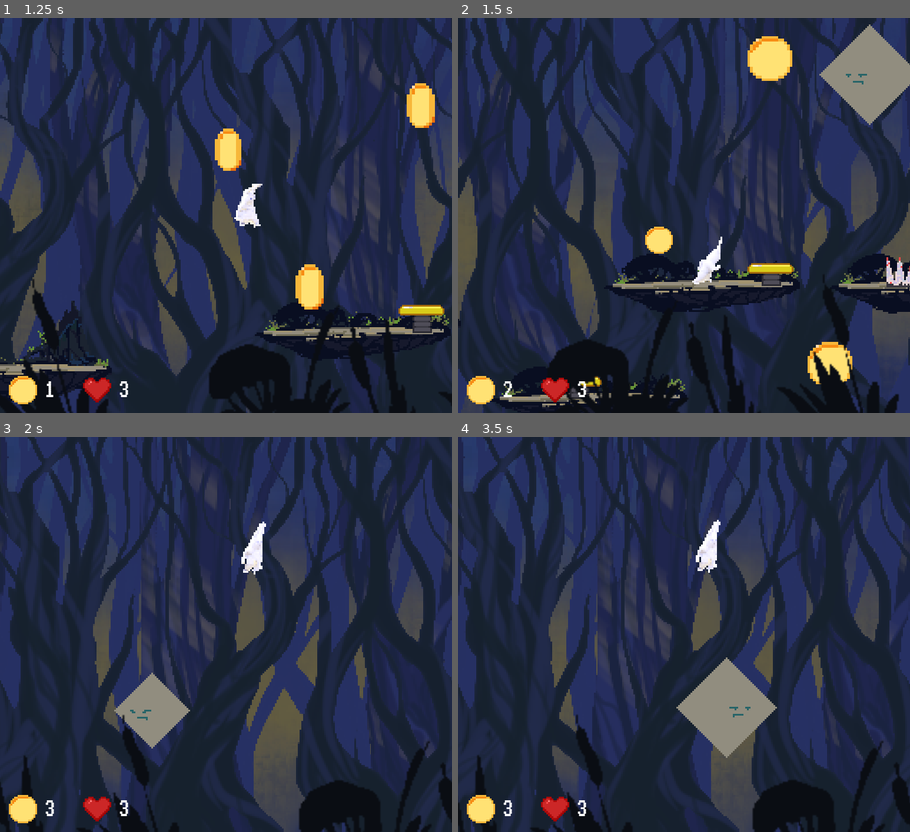
Above: before the commit, frames 1-4 (two rows, left to right).
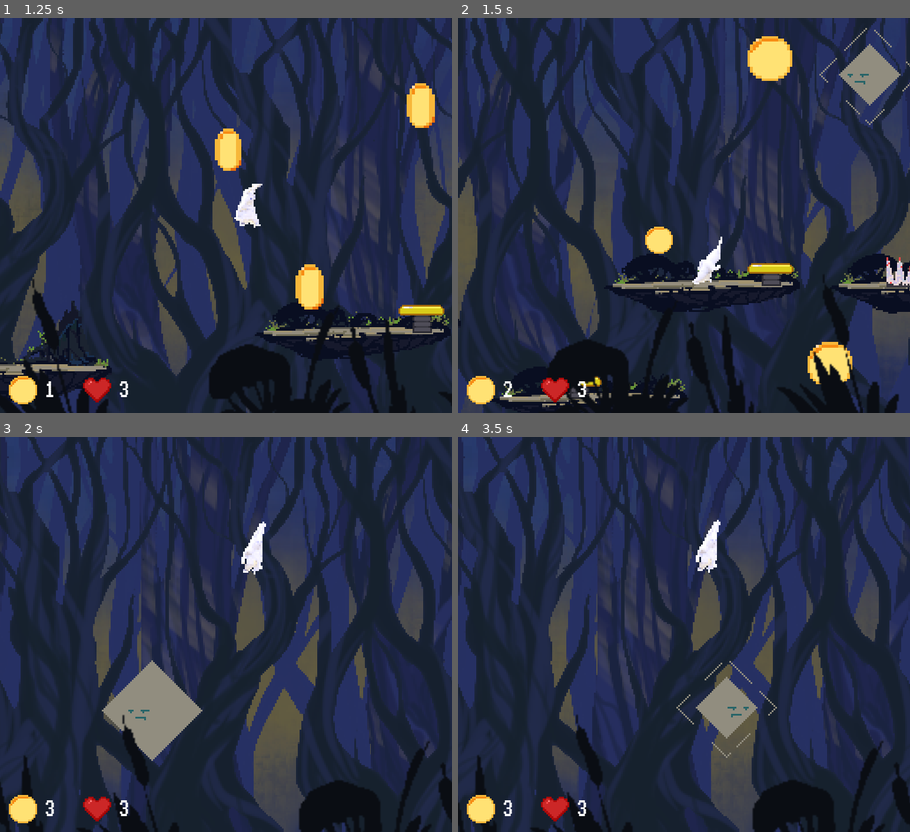
Above: after the commit, the same moments.

Repository: Pawel-9215/HoppyDays
Game: Godot game, scene res://levels/level1.tscn
The game is run twice, just before and just after one commit, with the same random seed, the same clock (stepped at 60 frames per second) and the same inputs.
Inputs:
- Up to frame 1 (1.25 s): hold D (right) from 0.53 s (still down); tap Space (jump) at 0.77 s
- Up to frame 2 (1.5 s): keep holding D (right)
- Up to frame 3 (2 s): keep holding D (right); tap Space (jump) at 1.52 s
- Up to frame 4 (3.5 s): release D (right) at 2.03 s; hold A (left) 2.03-2.78 s; hold D (right) from 2.78 s (still down); tap Space (jump) at 3.02 s

Frame 1 is identical in both runs. In frame 2, 1.6% of the frame differs, in the area x 80-100%, y 1-27%; in frame 3, 1.2%; in frame 4, 1.7%, in the area x 48-71%, y 55-81%.

Commit message:
Lightning Functionality

Diff:
--- a/NPC/Cloud.gd
+++ b/NPC/Cloud.gd
@@ -1,5 +1,6 @@
 extends Node2D
 
+var timeout = false
 
 func _ready():
 	pass
@@ -9,4 +10,11 @@
 		fire()
 
 func fire():
-	$AnimatedSprite/RayCast2D.add_child(load("res://NPC/lightning.tscn").instance())
+	if not timeout:
+		timeout = true
+		$AnimatedSprite/RayCast2D.add_child(load("res://NPC/lightning.tscn").instance())
+		$AnimatedSprite/Timer.start()
+
+
+func _on_Timer_timeout():
+	timeout = false
--- a/NPC/Cloud.tscn
+++ b/NPC/Cloud.tscn
@@ -79,7 +79,6 @@
 [node name="AnimatedSprite" type="AnimatedSprite" parent="."]
 frames = SubResource( 9 )
 animation = "idle"
-frame = 6
 playing = true
 
 [node name="AnimationPlayer" type="AnimationPlayer" parent="AnimatedSprite"]
@@ -87,8 +86,10 @@
 anims/floating = SubResource( 10 )
 
 [node name="Timer" type="Timer" parent="AnimatedSprite"]
+one_shot = true
 
 [node name="RayCast2D" type="RayCast2D" parent="AnimatedSprite"]
-position = Vector2( 7.62939e-06, 15.7145 )
+position = Vector2( 0, 28 )
 enabled = true
 cast_to = Vector2( 0, 256 )
+[connection signal="timeout" from="AnimatedSprite/Timer" to="." method="_on_Timer_timeout"]
--- a/NPC/lightning.gd
+++ b/NPC/lightning.gd
@@ -1,6 +1,14 @@
 extends Node2D
 
+const SPEED = 80
 
 func _ready():
 	set_as_toplevel(true)
 	global_position = get_parent().global_position
+
+func _process(delta):
+
+	position.y += SPEED*delta
+
+func _on_VisibilityNotifier2D_viewport_exited(viewport):
+	queue_free()
--- a/NPC/lightning.tscn
+++ b/NPC/lightning.tscn
@@ -61,7 +61,7 @@
 [node name="AnimatedSprite" type="AnimatedSprite" parent="Area2D"]
 frames = SubResource( 10 )
 animation = "fly"
-frame = 5
+frame = 3
 playing = true
 
 [node name="CollisionShape2D" type="CollisionShape2D" parent="Area2D"]
@@ -70,3 +70,4 @@
 shape = SubResource( 11 )
 
 [node name="VisibilityNotifier2D" type="VisibilityNotifier2D" parent="Area2D"]
+[connection signal="viewport_exited" from="Area2D/VisibilityNotifier2D" to="." method="_on_VisibilityNotifier2D_viewport_exited"]
--- a/Player/Player.tscn
+++ b/Player/Player.tscn
@@ -25,7 +25,7 @@
 }
 
 [node name="PlayerAnimation" parent="." instance=ExtResource( 3 )]
-frame = 14
+frame = 8
 script = ExtResource( 1 )
 
 [node name="CollisionShape2D" type="CollisionShape2D" parent="."]
--- a/levels/level1.tscn
+++ b/levels/level1.tscn
@@ -188,7 +188,7 @@
 position = Vector2( 1215.02, 149.752 )
 frames = SubResource( 39 )
 animation = "idle"
-frame = 18
+frame = 26
 playing = true
 
 [node name="Hazards" type="Node2D" parent="."]
